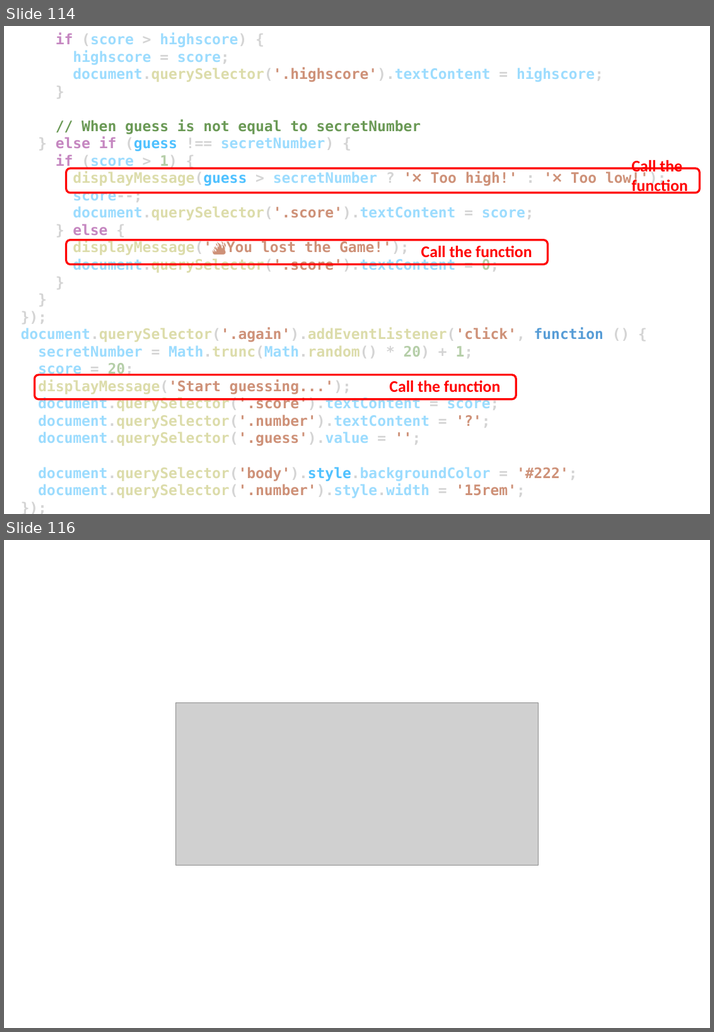
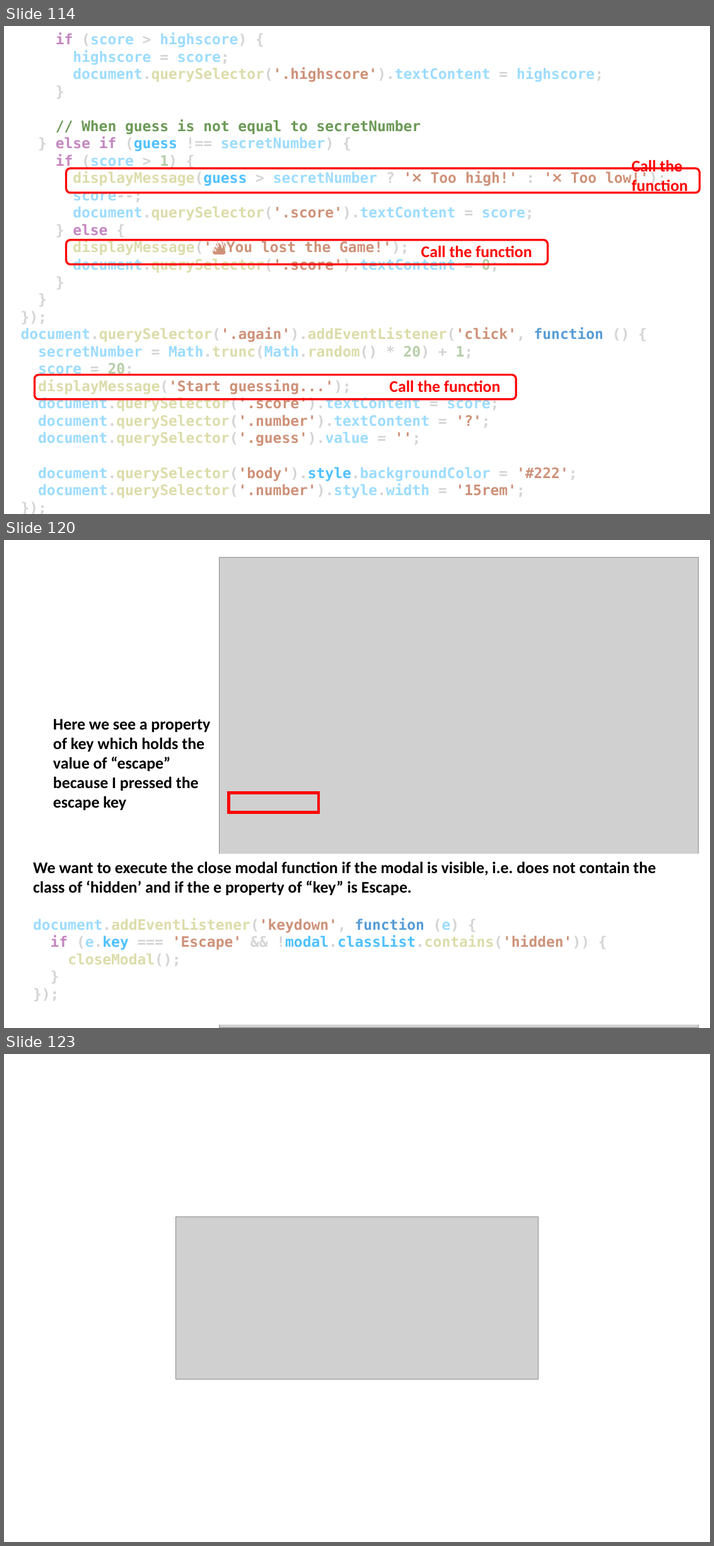
Before and after one commit to EL-EL-BCN/Complete-Javascript-Course, a slide deck: complete-javascript-course.pptx. Shown one above the other, each under a label of ours: slides 114 and 116 before the commit, slides 114, 120 and 123 after it; the slides between them are not shown. The pictures are 714x1032 and 714x1546 pixels, drawn with LibreOffice and Linux fonts; fonts in the diff are those of the drawing; grey boxes stand for pictures. Boxes give left, top, right and bottom in pixels: in the first picture for what was removed or moved away, otherwise in the second. Text is boxed around its words. In the diff, an @@ line names an element or a change of style, - is before the commit and + after.

Commit message:
modal window code project complete

```diff
--- a/complete-javascript-course.pptx
+++ b/complete-javascript-course.pptx
@@ slide 120 added at [4,540,710,1028], background #FFFFFF @@
@@ picture added at [219,558,698,1028] @@
@@ text added at [53,719,210,810], 18 pt, text #000000, bold @@
+Here we see a property of key which holds the value of “escape” because I pressed the escape key
@@ rectangle added at [229,793,319,812], outline #FF0000 3.25 pt @@
@@ rectangle added at [27,854,698,1025], fill #FFFFFF, 18 pt, text #000000, bold @@
+We want to execute the close modal function if the modal is visible, i.e. does not contain the class of ‘hidden’ and if the e property of “key” is Escape.
+document.addEventListener('keydown', function (e) {
+if (e.key === 'Escape' && !modal.classList.contains('hidden')) {
+closeModal();
+}
+});
@@ what was slide 116 is now slide 123 @@
```
Also in this commit, not shown: 6 other slides added, 12 other files.
